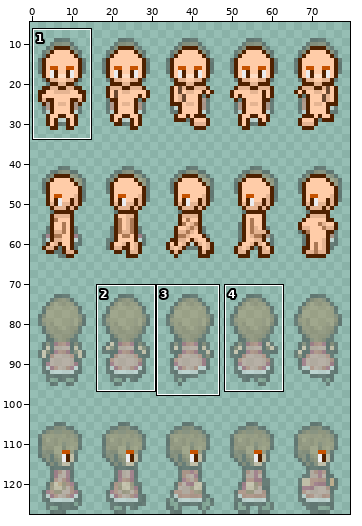
Edited in one commit: pixel-art file (1.2 Art Team/General Assets/Walk Frames/WalkFramesTemplateNPC.aseprite). The picture above shows the old version from afar; the outline marks the close-up.
Close-up. Old version:
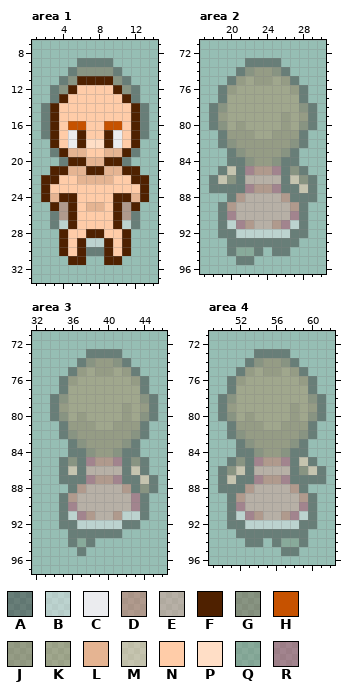
80x128 pixels, 1 frame. Shown: area 1: x 1..14, y 7..33; area 2: x 17..30, y 71..96; area 3: x 32..46, y 71..97; area 4: x 49..62, y 71..96. The wide view leaves out empty margins. The commit also changed other parts of the picture, which this record leaves out.
Visible layers, top first: "Layer 2", "Layer 1" opacity 45%.
Palette (. is transparent): A #30303073  B #ebecef73  C #ebecef  D #cf6f5e73  E #dfa09573  F #4f2100  G #78604573  H #c65200  J #94734c73  K #ac8a5d73  L #e5b492  M #ffcca873  N #ffcca8  P #ffdec6  Q #77927b73  R #b13e5f73
Pixels before, area 1, first column x 2:
 9 ....AAAA....
10 ...AGGGGA...
11 ..AGFFFFGA..
12 .AGFNNNNFGA.
13 .AFNNNNNNFA.
14 AFNNNNNNNNFA
15 AFNNNNNNNNFA
16 AFNHHNNHHNFA
17 AFNCFNNFCNFA
18 .FNCFPPFCNF.
19 .AFLLNNLLFA.
20 ..AFFLLFFA..
21 .FFLLFFLLFF.
22 FFNNLLLLNNFF
23 FNNNNNNNNNNF
24 FLFFNNNNFFLF
25 .FDFNLLNFDF.
26 .ADFNNNNFDA.
27 .ABFNNNNFBA.
28 ..FNNFFNNF..
29 ..FNFBBFNF..
30 ..FNFAAFNF..
31 ...FF..FF...
Pixels before, area 2, first column x 18:
73 ....AAAA....
74 ...AGJJGA...
75 ..AJKJJKJA..
76 .AJKKKKKKJA.
77 .AKKKKKKKKA.
78 AGKKKKKKKKGA
79 AJKKKKKKJKJA
80 AGKJKKKKJKGA
81 .AJJJKKJJJA.
82 .AGJJJJJJGA.
83 ..AGJJJJGA..
84 ..AAGJJGAA..
85 .AMARDDRAGA.
86 AMGAEEEEAMGA
87 AAAARDDRAAMA
88 ..ADEEEEDAAA
89 .ADEEEEEEDA.
90 .AREEEEEERA.
91 .ABRDEEDRBA.
92 .AABBBBBBAA.
93 ..AAAAAAAA..
94 ..AQQA.AA...
95 ...AA.......
Pixels before, area 3, first column x 34:
73 ....AAAA....
74 ...AGJJGA...
75 ..AJKJJKJA..
76 .AJKKKKKKJA.
77 .AKKKKKKKKA.
78 AGKKKKKKKKGA
79 AJKKKKKKJKJA
80 AGKJKKKKJKGA
81 .AJJJKKJJJA.
82 .AGJJJJJJGA.
83 ..AGJJJJGA..
84 ..AAGJJGAA..
85 .AGARDDRAGA.
86 .AMAEEEEAMA.
87 .AAARDDRAAMA
88 ..ADEEEEDAGA
89 .ADEEEEEERA.
90 .AREEEEEERA.
91 .ABRDEEDBBA.
92 .AABBBBBAA..
93 ..AAAAAA....
94 ..AQA.......
95 ...A........
Pixels before, area 4, first column x 50:
73 ....AAAA....
74 ...AGJJGA...
75 ..AJKJJKJA..
76 .AJKKKKKKJA.
77 .AKKKKKKKKA.
78 AGKKKKKKKKGA
79 AJKKKKKKJKJA
80 AGKJKKKKJKGA
81 .AJJJKKJJJA.
82 .AGJJJJJJGA.
83 ..AGJJJJGA..
84 ..AAGJJGAA..
85 .AGARDDRAMA.
86 AGMAEEEEAGMA
87 AMAARDDRAAAA
88 AAADEEEEDA..
89 .ADEEEEEEDA.
90 .AREEEEEERA.
91 .ABRDEEDRBA.
92 .AABBBBBBAA.
93 ..AAAAAAAA..
94 ...AA.AQQA..
95 .......AA...
After:
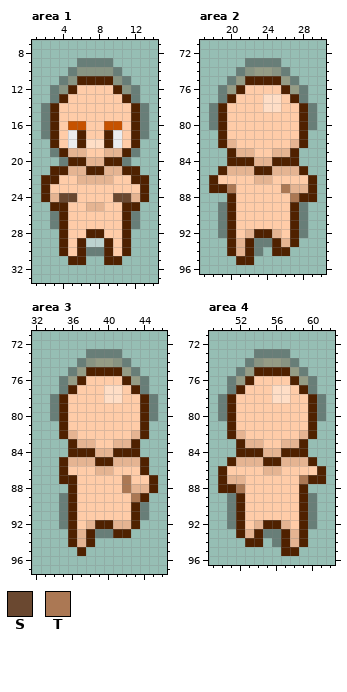
Colours new in this view: S #6a4830  T #ab7854
The exact change:
Changed rows in their new state; - is an unchanged pixel.
Area 1, layer "Layer 2":
first column x 4:
24 SS----SS
25 FN----NF
26 FN----NF
27 FN----NF
Area 2, layer "Layer 2":
first column x 18:
75 ----FFFF----
76 ---FNNNNF---
77 --FNNNPPNF--
78 -FNNNNPPNNF-
79 -FNNNNNNNNF-
80 -FNNNNNNNNF-
81 -FNNNNNNNNF-
82 -FLNNNNNNLF-
83 --FLLNNLLF--
84 --FFFLLFFF--
85 -FLLLFFLLLF-
86 FNNNNLLNNNNF
87 FFTNNNNNTLLF
88 --FNNNNNNTFF
89 --FNNNNNNF--
90 --FNNNNNNF--
91 --FNNNNNNF--
92 --FNLFFLNF--
93 --FLF--FLF--
94 --FLF--FF---
95 ---FF-------
Area 3, layer "Layer 2":
first column x 35:
75 ---FFFF----
76 --FNNNNF---
77 -FNNNPPNF--
78 FNNNNPPNNF-
79 FNNNNNNNNF-
80 FNNNNNNNNF-
81 FNNNNNNNNF-
82 FLNNNNNNLF-
83 -FLLNNLLF--
84 -FFFLLFFF--
85 FLLLFFLLLF-
86 FNNNLLNNNF-
87 FFNNNNNTNNF
88 -FNNNNNTLLF
89 -FNNNNNNTF-
90 -FNNNNNNF--
91 -FNNNNNNF--
92 -FNLFFLLF--
93 -FLF--FF---
94 -FLF-------
95 --F--------
Area 4, layer "Layer 2":
first column x 50:
75 ----FFFF----
76 ---FNNNNF---
77 --FNNNPPNF--
78 -FNNNNPPNNF-
79 -FNNNNNNNNF-
80 -FNNNNNNNNF-
81 -FNNNNNNNNF-
82 -FLNNNNNNLF-
83 --FLLNNLLF--
84 --FFFLLFFF--
85 -FLLLFFLLLF-
86 FNNNNLLNNNNF
87 FLLNNNNNNTFF
88 FFTNNNNNNF--
89 --FNNNNNNF--
90 --FNNNNNNF--
91 --FNNNNNNF--
92 --FNLFFLNF--
93 --FLF--FLF--
94 ---FF--FLF--
95 -------FF---
